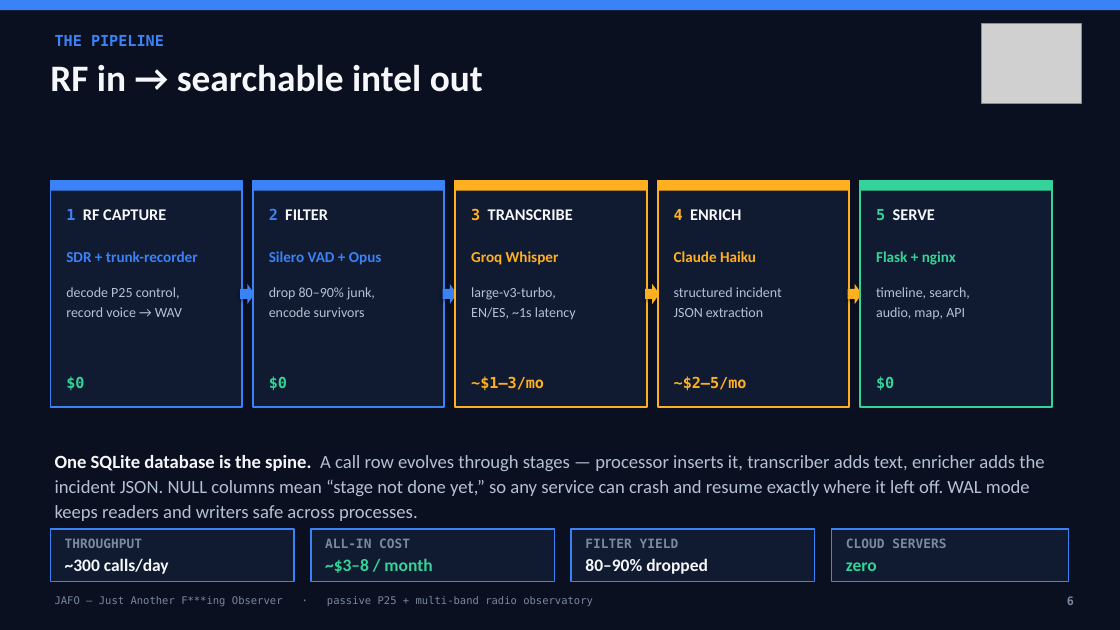
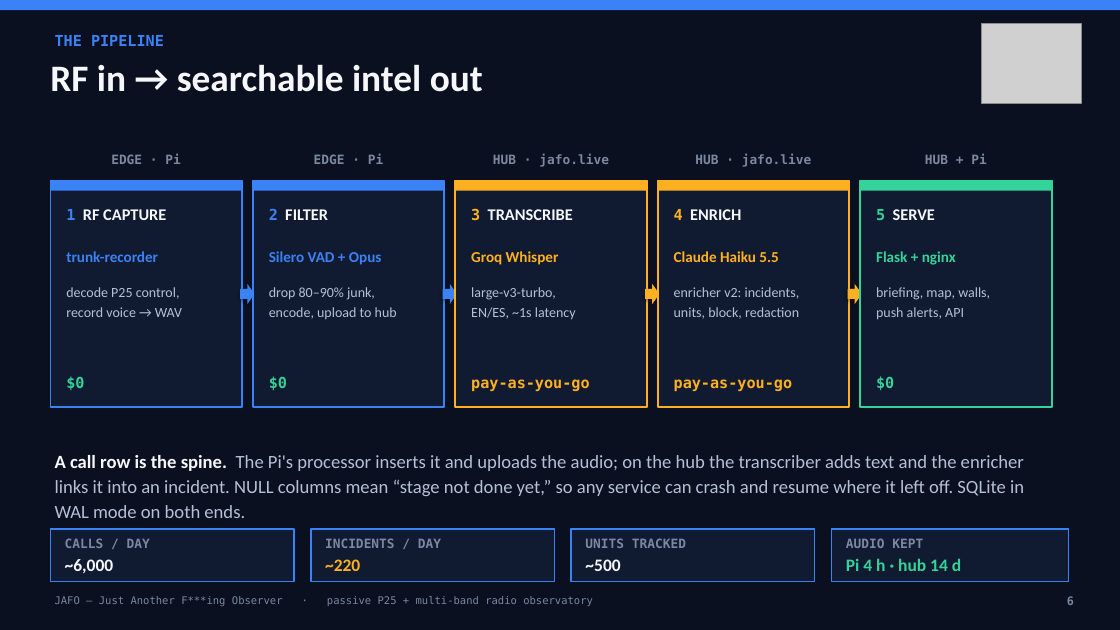
Before and after one commit to Drew-CodeRGV/jafo, a slide deck: slide 6 of jafo-overview.pptx. Drawn at 1120x630 pixels with LibreOffice and Linux fonts; fonts in the diff are those of the drawing; grey boxes stand for pictures. Boxes give left, top, right and bottom in pixels: in the first picture for what was removed or moved away, otherwise in the second. Text is boxed around its words. In the diff, an @@ line names an element or a change of style, - is before the commit and + after.

```diff
--- a/jafo-overview.pptx
+++ b/jafo-overview.pptx
@@ text added at (111,154,180,164), 11 pt, text #7A88A0, bold @@
+EDGE · Pi
@@ text added at (314,154,383,164), 11 pt, text #7A88A0, bold @@
+EDGE · Pi
@@ text added at (493,154,609,167), 11 pt, text #7A88A0, bold @@
+HUB · jafo.live
@@ text added at (695,154,812,167), 11 pt, text #7A88A0, bold @@
+HUB · jafo.live
@@ text added at (925,154,986,164), 11 pt, text #7A88A0, bold @@
+HUB + Pi
@@ text at (66,251,158,262): text changed @@
-SDR + trunk-recorder
+trunk-recorder
@@ text at (674,251,778,262): text changed @@
-Claude Haiku
+Claude Haiku 5.5
@@ text at (674,287,800,319): text changed @@
-structured incident
-JSON extraction
+enricher v2: incidents,
+units, block, redaction
@@ text at (876,287,990,320): text changed @@
-timeline, search,
-audio, map, API
+briefing, map, walls,
+push alerts, API
@@ text at (269,307,397,319): text changed @@
-encode survivors
+encode, upload to hub
@@ text at (471,379,590,391): text changed @@
-~$1–3/mo
+pay-as-you-go
@@ text at (674,379,793,391): text changed @@
-~$2–5/mo
+pay-as-you-go
@@ text at (55,455,1024,518): text changed @@
-One SQLite database is the spine. A call row evolves through stages — processor inserts it, transcriber adds text, enricher adds the incident JSON. NULL columns mean “stage not done yet,” so any service can crash and resume exactly where it left off. WAL mode keeps readers and writers safe across processes.
+A call row is the spine. The Pi's processor inserts it and uploads the audio; on the hub the transcriber adds text and the enricher links it into an incident. NULL columns mean “stage not done yet,” so any service can crash and resume where it left off. SQLite in WAL mode on both ends.
@@ text at (65,538,150,573): text changed; size 15 to 11 pt; font Calibri to DejaVu Sans Mono; text colour #F5F7FA to #7A88A0 @@
-THROUGHPUT
-~300 calls/day
+CALLS / DAY
+~6,000
@@ text at (325,538,441,571): text changed; size 15 to 11 pt; font Calibri to DejaVu Sans Mono; text colour #34D399 to #7A88A0 @@
-ALL-IN COST
-~$3–8 / month
+INCIDENTS / DAY
+~220
@@ text at (585,538,686,571): text changed; size 15 to 11 pt; font Calibri to DejaVu Sans Mono; text colour #F5F7FA to #7A88A0 @@
-FILTER YIELD
-80–90% dropped
+UNITS TRACKED
+~500
@@ text at (846,538,961,571): text changed; size 11 to 15 pt; font DejaVu Sans Mono to Calibri; text colour #7A88A0 to #34D399 @@
-CLOUD SERVERS
-zero
+AUDIO KEPT
+Pi 4 h · hub 14 d
```
Also in this commit, not shown: 12 other slides changed, 5 slides added, 1 slide removed, 27 other files.
